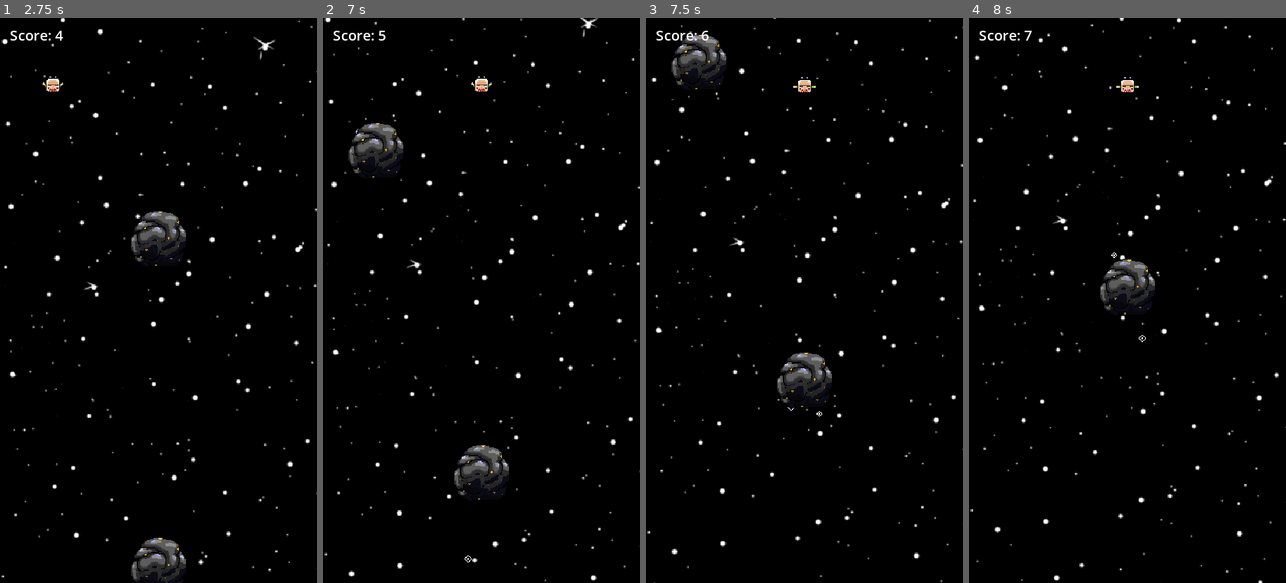
Above: before the commit, frames 1-4 (left to right).
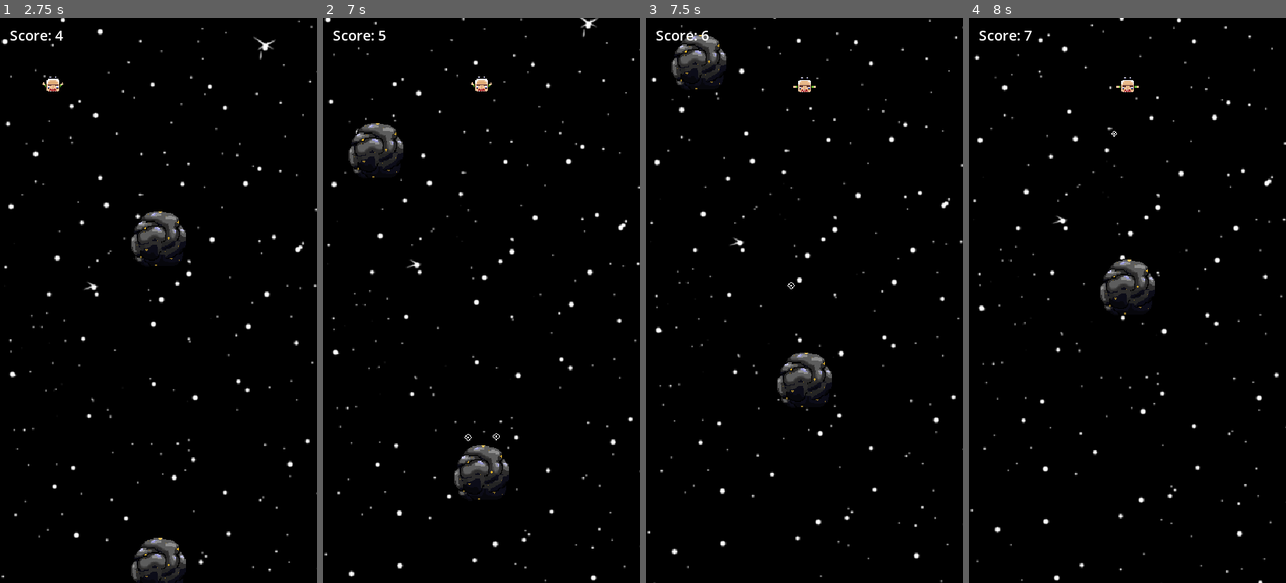
Above: after the commit, the same moments.

Repository: scarbone98/Ooidash-web-remake
Game: Godot game, scene res://main_menu.tscn
Two runs of this game, one before a commit and one after it. Both use one fixed random seed, a clock stepped at 60 frames per second and the inputs below.
Inputs (mouse positions are in pixels of both pictures, inside the frame that each line leads up to):
- Up to frame 1 (2.75 s): click "Start Game" at 0.5 s; move the mouse to (228, 272) at 1.27 s; hold Right (move_right) 1.28-2.03 s; click (228, 272) at 1.35 s; move the mouse to (95, 328) at 2.02 s; hold Left (move_left) from 2.03 s (still down); click (95, 328) at 2.1 s
- Up to frame 2 (7 s): move the mouse to (513, 176) at 2.77 s; release Left (move_left) at 2.78 s; hold Right (move_right) 2.78-4.25 s; click (513, 176) at 2.85 s; move the mouse to (465, 413) at 3.52 s; click (465, 413) at 3.6 s; click "Start Game" at 4.25 s; move the mouse to (576, 385) at 5.02 s; hold Left (move_left) from 5.03 s (still down); click (576, 385) at 5.1 s; move the mouse to (386, 215) at 5.77 s; click (386, 215) at 5.85 s; move the mouse to (497, 300) at 6.52 s; click (497, 300) at 6.6 s
- Up to frame 3 (7.5 s): move the mouse to (756, 159) at 7.27 s; release Left (move_left) at 7.28 s; hold Right (move_right) from 7.28 s (still down); click (756, 159) at 7.35 s
- Up to frame 4 (8 s): keep holding Right (move_right)

Frame 1 is identical in both runs. In frame 2, less than 0.1% of the frame differs, in the area x 44-56%, y 73-97%; in frame 3, less than 0.1%; in frame 4, less than 0.1%.

Commit message:
release mode build test

Diff:
--- a/scripts/asteroid.gd
+++ b/scripts/asteroid.gd
@@ -9,4 +9,4 @@
 
 	# Check if the asteroid is outside the viewport
 	if position.y < auto_destroy_height:  # Adjust the threshold if needed based on the size of your asteroid
-		queue_free()  # Remove the asteroid from the scene
+		call_deferred("queue_free")
--- a/scripts/background.gd
+++ b/scripts/background.gd
@@ -8,6 +8,9 @@
 
 var active_bg_elements: Array[Node2D] = []
 var planet_index: int = 0
+
+var star_timer: Timer
+var planet_timer: Timer
 
 func get_random_int_in_range(min: int, max: int) -> int:
 	return randi() % (max - min + 1) + min
@@ -39,31 +42,22 @@
 	active_bg_elements.append(_spawn_bg_element(initialized_planet_sprite, planet_speed))
 	planet_index += (planet_index + 1) % planets.size()
 
-func _spawn_stars():
-	while true:
-		var spawn_timer = Timer.new()
-		spawn_timer.set_wait_time(0.3)
-		add_child(spawn_timer)
-		spawn_timer.start()
-		await spawn_timer.timeout
-		spawn_timer.queue_free()
-		_spawn_star()
-
-func _spawn_planets():
-	while true:
-		var spawn_timer = Timer.new()
-		spawn_timer.set_wait_time(15)
-		add_child(spawn_timer)
-		spawn_timer.start()
-		await spawn_timer.timeout
-		spawn_timer.queue_free()
-		_spawn_planet()
-
 func _ready() -> void:
 	camera = get_viewport().get_camera_2d()  # Get the currently active Camera2D
 	if camera != null:
-		_spawn_stars()
-		_spawn_planets()
+		star_timer = Timer.new()
+		planet_timer = Timer.new()
+		add_child(star_timer)
+		add_child(planet_timer)
+
+		star_timer.set_wait_time(0.3)
+		planet_timer.set_wait_time(15)
+
+		star_timer.start()
+		planet_timer.start()
+
+		star_timer.timeout.connect(_spawn_star)
+		planet_timer.timeout.connect(_spawn_planet)
 
 
 func _process(delta: float) -> void:
--- a/scripts/bg_element.gd
+++ b/scripts/bg_element.gd
@@ -18,4 +18,4 @@
 
 	# Check if the asteroid is outside the viewport
 	if position.y < auto_destroy_height:  # Adjust the threshold if needed based on the size of your asteroid
-		queue_free()  # Remove the asteroid from the scene
+		call_deferred("queue_free")  # Remove the asteroid from the scene
Not shown, changed: build/Ooidash.html
Not shown, changed: build/Ooidash.pck
Not shown, changed: build/Ooidash.service.worker.js
